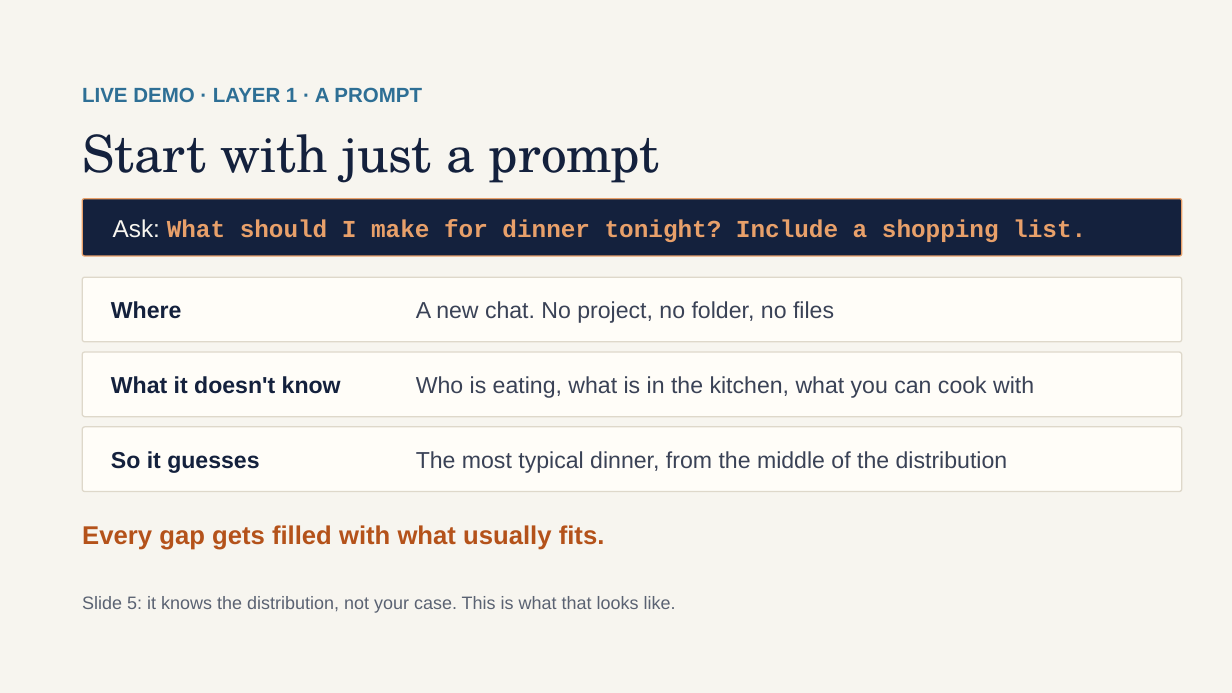
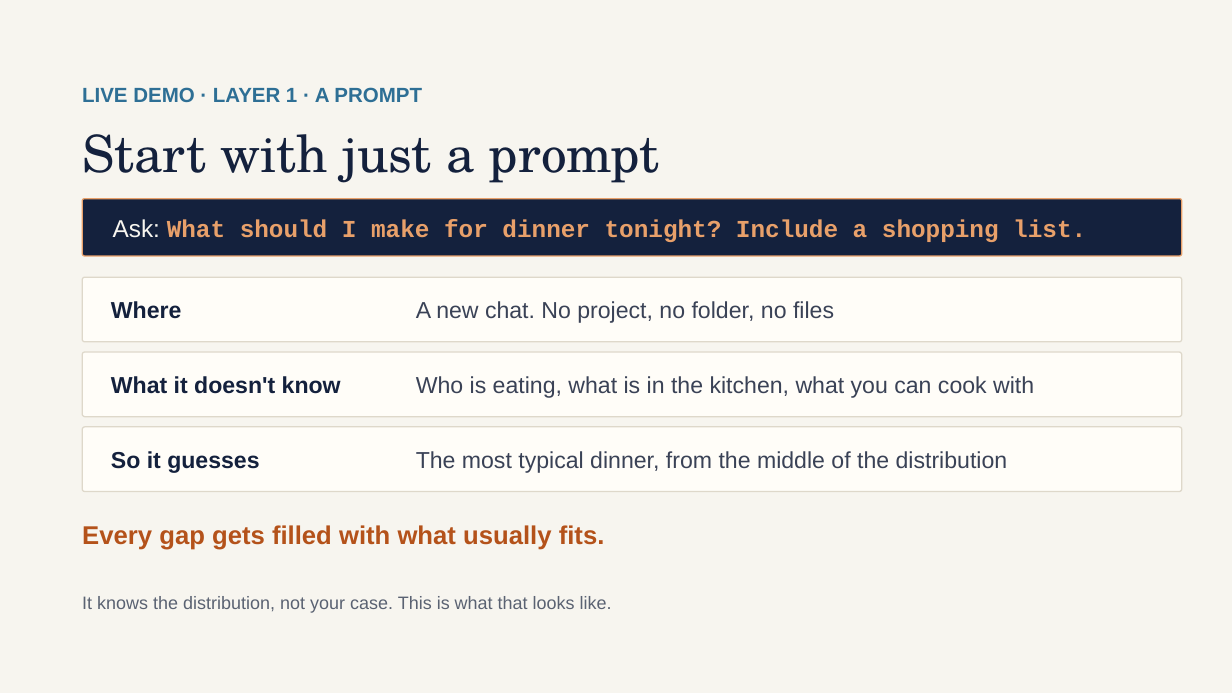
Before and after one commit to scripps-ai-enablement/ai-for-grant-writing, a slide deck: slide 20 of version 1/Using AI for Grant Writing v1.pptx (slide 19 before the commit). Drawn at 1232x693 pixels with LibreOffice and Linux fonts; fonts in the diff are those of the drawing. Boxes give left, top, right and bottom in pixels: in the first picture for what was removed or moved away, otherwise in the second. Text is boxed around its words. In the diff, an @@ line names an element or a change of style, - is before the commit and + after.

```diff
--- a/version 1/Using AI for Grant Writing v1.pptx
+++ b/version 1/Using AI for Grant Writing v1.pptx
@@ text at [82,596,612,613]: text changed @@
-Slide 5: it knows the distribution, not your case. This is what that looks like.
+It knows the distribution, not your case. This is what that looks like.
```
Also in this commit, not shown: 3 other slides changed, 2 slides added, 3 slides removed.
